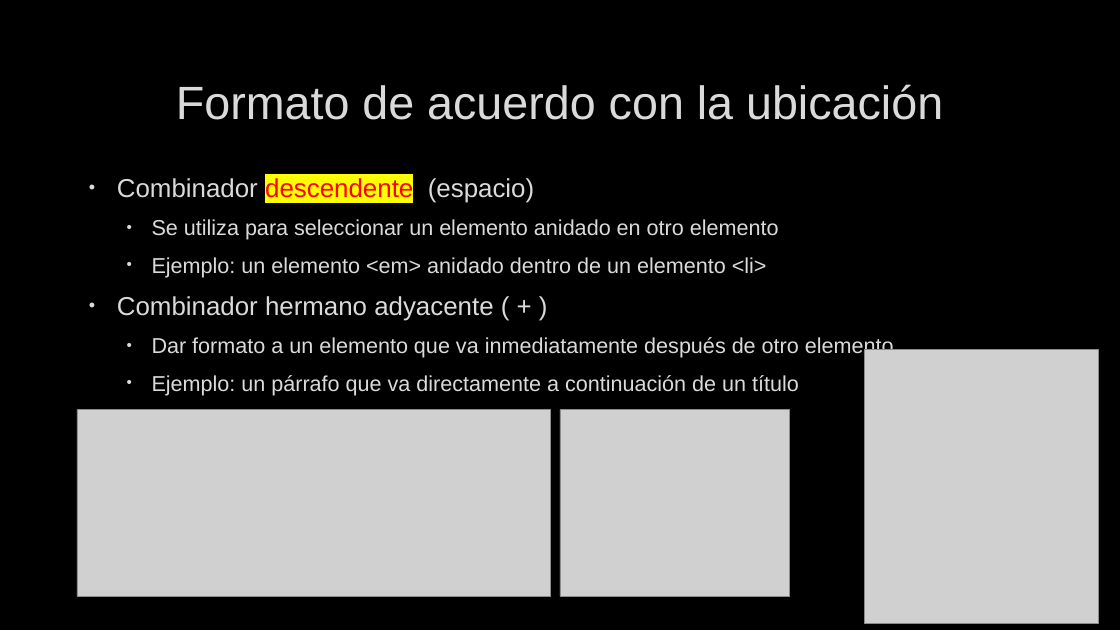
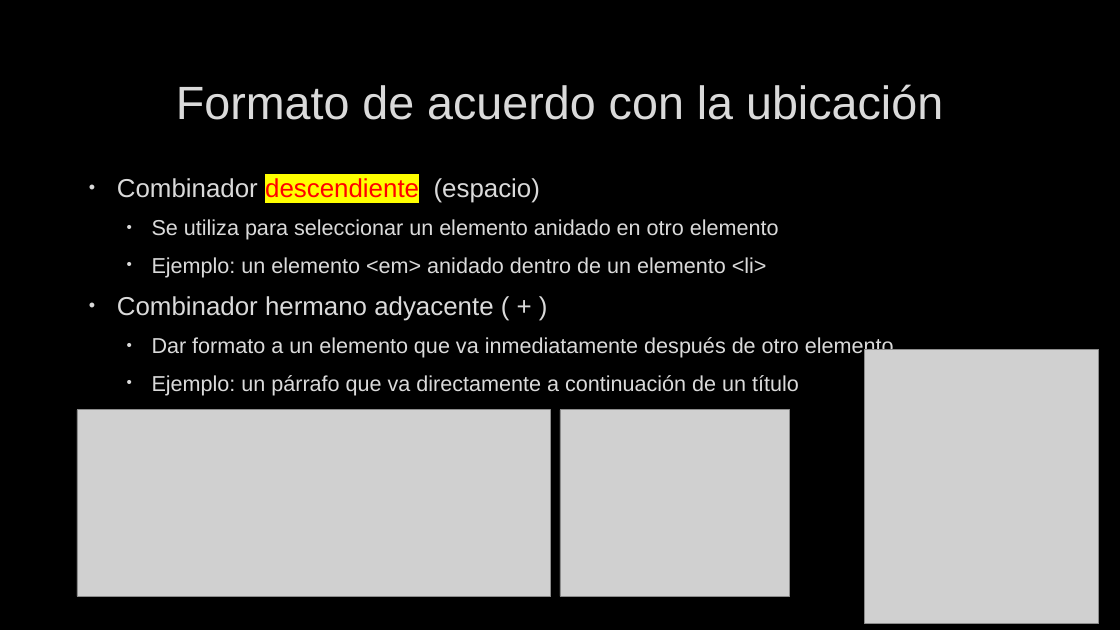
Before and after one commit to franvazgom/DAW-python, a slide deck: slide 7 of Docs/Modulo-III-Docs/02_CSS.pptx. Drawn at 1120x630 pixels with LibreOffice and Linux fonts; fonts in the diff are those of the drawing; grey boxes stand for pictures; background and template pictures are left out. Boxes give left, top, right and bottom in pixels: in the first picture for what was removed or moved away, otherwise in the second. Text is boxed around its words. In the diff, an @@ line names an element or a change of style, - is before the commit and + after.

```diff
--- a/Docs/Modulo-III-Docs/02_CSS.pptx
+++ b/Docs/Modulo-III-Docs/02_CSS.pptx
@@ text at box(117, 178, 540, 203): text changed @@
-• Combinador descendente (espacio)
+• Combinador descendiente (espacio)
```
Also in this commit, not shown: 1 other slide changed, 13 other files.
